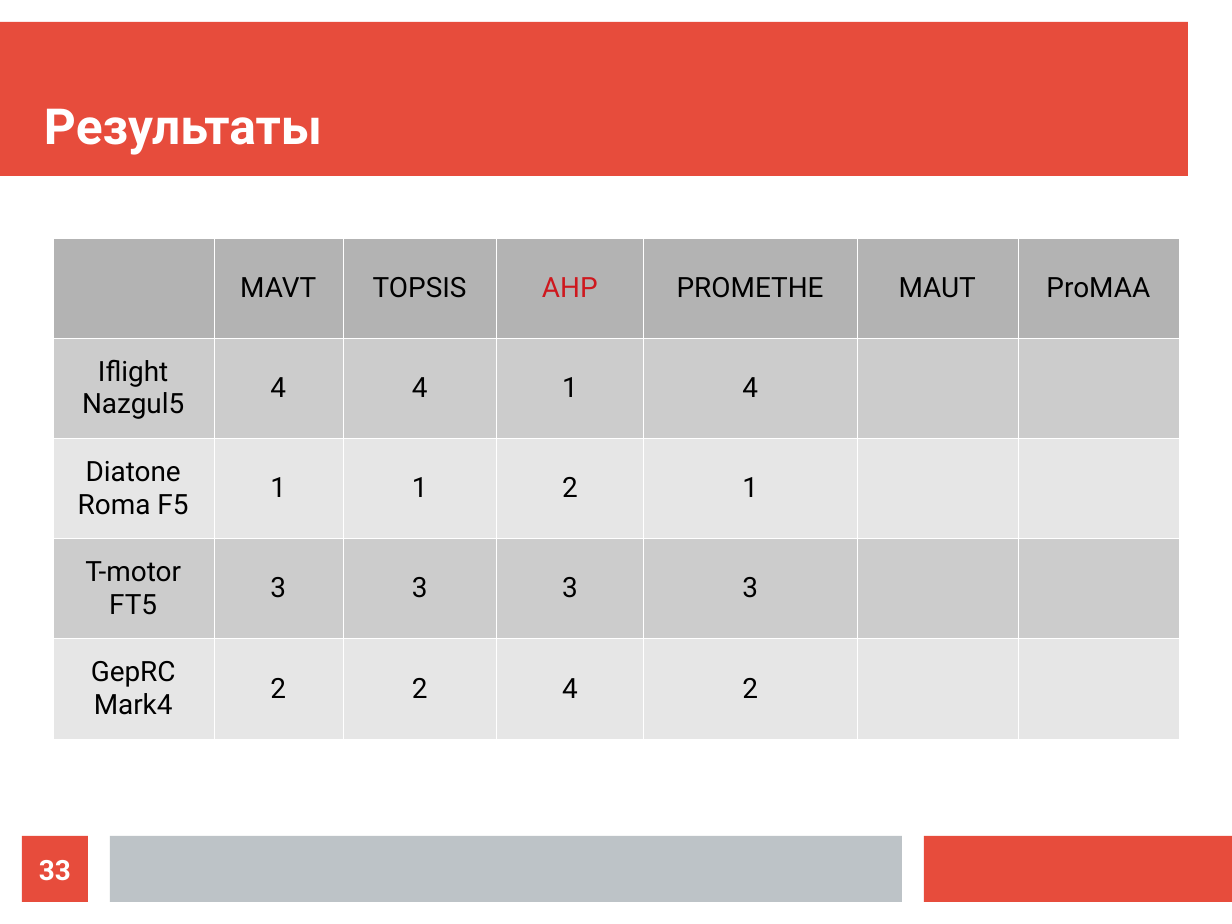
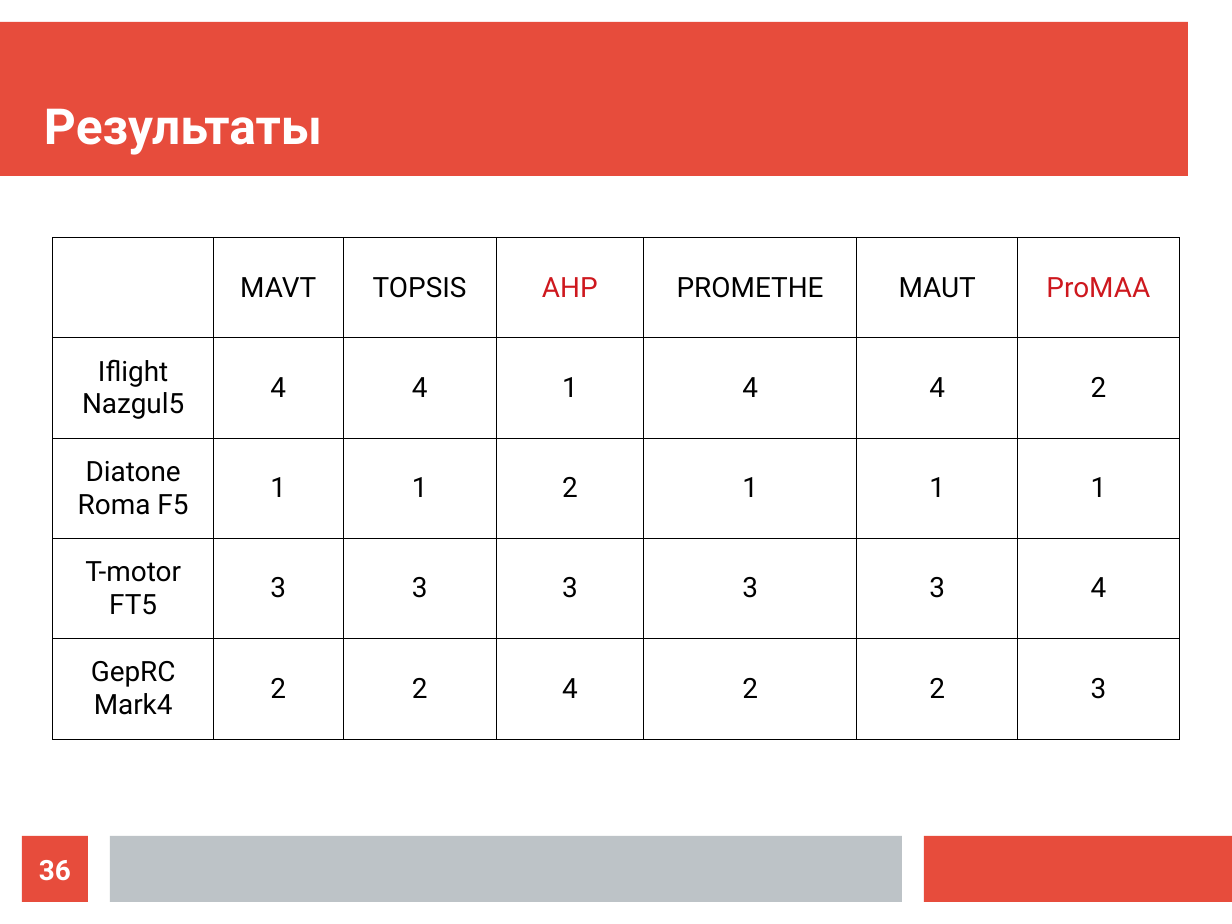
Before and after one commit to ikherty/DA, a slide deck: slide 36 of CW_Petrenko.odp (slide 33 before the commit). Drawn at 1232x924 pixels with LibreOffice and Linux fonts; fonts in the diff are those of the drawing. Boxes give left, top, right and bottom in pixels: in the first picture for what was removed or moved away, otherwise in the second. Text is boxed around its words. In the diff, an @@ line names an element or a change of style, - is before the commit and + after.

```diff
--- a/CW_Petrenko.odp
+++ b/CW_Petrenko.odp
@@ table at [53,238,1179,740] @@
-row 2, column 6: 
+row 2, column 6: 4
-row 2, column 7: 
+row 2, column 7: 2
-row 3, column 6: 
+row 3, column 6: 1
-row 3, column 7: 
+row 3, column 7: 1
-row 4, column 6: 
+row 4, column 6: 3
-row 4, column 7: 
+row 4, column 7: 4
-row 5, column 6: 
+row 5, column 6: 2
-row 5, column 7: 
+row 5, column 7: 3
@@ fill #B3B3B3 to none in 6 cells @@
@@ fill #CCCCCC to none in 14 cells @@
@@ fill #E6E6E6 to none in 14 cells @@
@@ text colour #000000 to #CE181E in "ProMAA" @@
@@ borders changed @@
@@ page number at [39,860,71,881]: text changed @@
-33
+36
```
Also in this commit, not shown: 5 other slides changed, 9 slides added, 6 slides removed, 3 other files.
